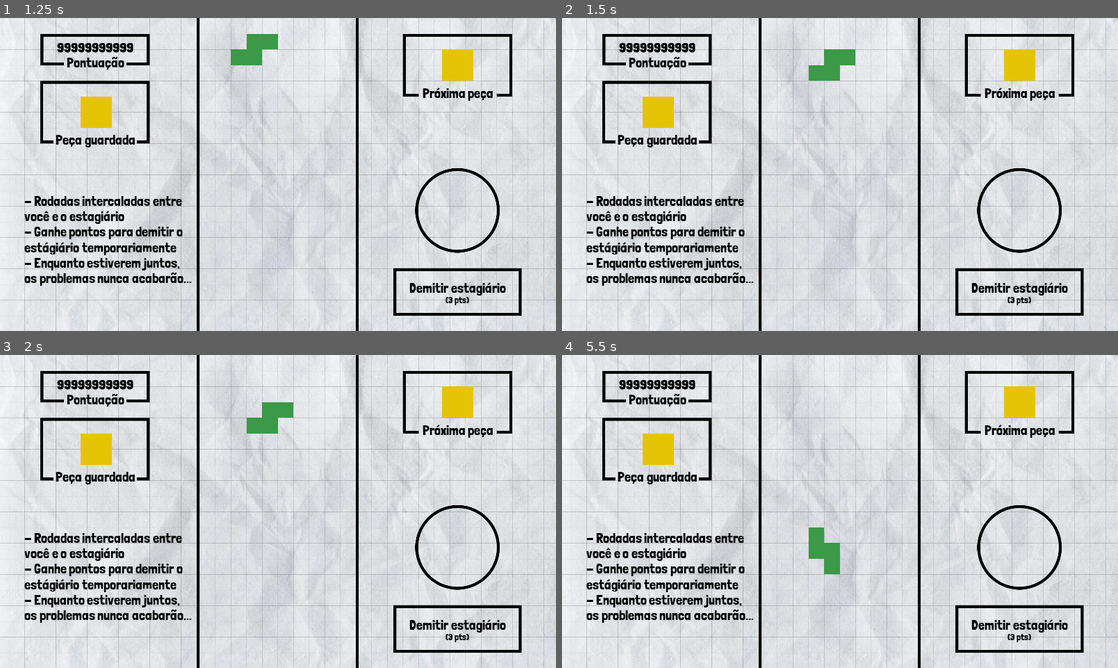
Above: before the commit, frames 1-4 (two rows, left to right).
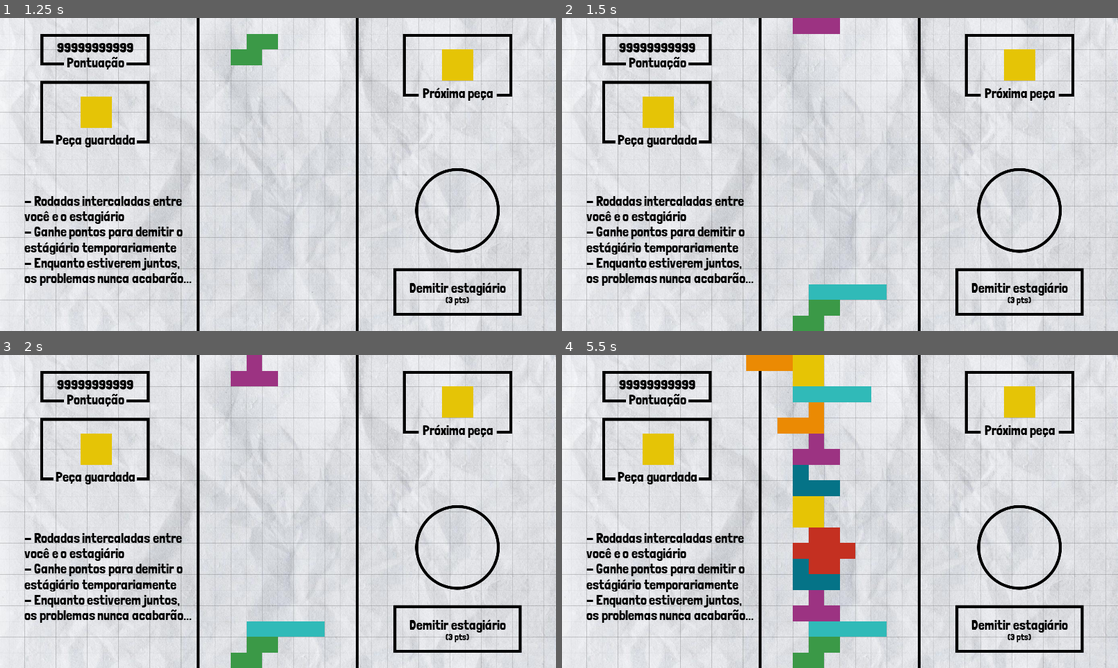
Above: after the commit, the same moments.

Repository: Eduardo-Barreto/Block-Buddy-Game
Game: Godot game, scene res://scenes/playing.tscn
Same seed, same stepped clock (60 frames per second), same inputs: the game is played once before the commit and once after it.
Inputs:
- Up to frame 1 (1.25 s): click "Demitir estagiário" at 0.5 s
- Up to frame 2 (1.5 s): tap Enter (ui_accept) at 1.25 s; hold Right (ui_right) from 1.28 s (still down); hold Enter (ui_accept) from 1.28 s (still down)
- Up to frame 3 (2 s): keep holding Right (ui_right); keep holding Enter (ui_accept)
- Up to frame 4 (5.5 s): release Right (ui_right) at 2.03 s; release Enter (ui_accept) at 2.03 s; hold Down (ui_down) 2.03-2.78 s; tap Enter (ui_accept) at 2.1, 2.27, 2.57, 3.6, 3.77, 4.07, 5.1, 5.27 s; hold Right (ui_right) 2.78-3.53 s; hold Enter (ui_accept) 2.78-3.53 s; hold Up (ui_up) 3.53-4.28 s; hold Enter (ui_accept) 4.28-5.03 s; hold Left (ui_left) from 4.28 s (still down)

Frame 1 is identical in both runs. In frame 2, 2.2% of the frame differs, in the area x 41-59%, y 0-100%; in frame 3, 2.4%; in frame 4, 7.5%, in the area x 33-59%, y 0-100%.

Commit message:
feat: clear line on full

Diff:
--- a/src/scripts/block.gd
+++ b/src/scripts/block.gd
@@ -7,14 +7,12 @@
 func set_part_type(type: String):
 	part_type = type
 	$shape.color = Global.part_colors[part_type]
-	print($shape.color)
 
 
 func can_move_down() -> bool:
 	var next_pos = Global.position_to_grid(position + get_parent().position)
 	next_pos.y += 1
 
-	print(next_pos.y)
 	if next_pos.y >= 20:
 		return false
 
@@ -25,8 +23,6 @@
 func can_move(direction: int) -> bool:
 	var next_pos = Global.position_to_grid(position + get_parent().position)
 	next_pos.x += direction
-
-	print(next_pos.x)
 
 	if next_pos.x > 9 or next_pos.x < 0:
 		return false
@@ -43,8 +39,6 @@
 	next_pos.y = Global.position_to_grid(next_pos + get_parent().position).y
 
 	if next_pos.x > 9 or next_pos.x < 0:
-		print('cant move')
-		print(position)
 		return false
 
 	if next_pos.y >= 19:
--- a/src/scripts/global.gd
+++ b/src/scripts/global.gd
@@ -10,7 +10,7 @@
 	'z': Color(0.77, 0.19, 0.13, 1),
 }
 
-var inactive_positions = []
+var inactive_positions = {}
 
 func position_to_grid(pos: Vector2) -> Vector2:
 	return Vector2(int(pos.x / 54), int(pos.y / 54))
--- a/src/scripts/part.gd
+++ b/src/scripts/part.gd
@@ -23,8 +23,9 @@
 	for block in get_blocks():
 		var block_position = Global.position_to_grid(block.position + position)
 
-		Global.inactive_positions.append(block_position)
+		Global.inactive_positions[block_position] = block
 
+	get_parent().check_full_line()
 	get_parent().generate_new_part()
 
 
@@ -78,6 +79,10 @@
 	if event.is_action_pressed('ui_up'):
 		rotate90()
 
+	if event.is_action_pressed('ui_accept'):
+		for _i in range(20):
+			move_down()
+
 
 func _ready():
 	for block in get_blocks():
--- a/src/scripts/play_area.gd
+++ b/src/scripts/play_area.gd
@@ -10,6 +10,39 @@
 	add_child(new_part)
 
 
+func check_full_line():
+	for line in range(20):
+		var full_line = true
+
+		for collumn in range(10):
+			if Global.inactive_positions.has(Vector2(collumn, line)):
+				continue
+
+			full_line = false
+			break
+
+		if not full_line:
+			continue
+
+		for collumn in range(10):
+			# limpa todos os blocos da linha
+			var current_position = Vector2(collumn, line)
+			Global.inactive_positions[current_position].queue_free()
+			Global.inactive_positions.erase(current_position)
+
+		for upper_line in range(line, 0, -1):
+			# move todos os blocos acima da linha para baixo
+			for collumn in range(10):
+				var current_position = Vector2(collumn, upper_line)
+
+				if not Global.inactive_positions.has(current_position):
+					continue
+
+				var current_block = Global.inactive_positions[current_position]
+				Global.inactive_positions.erase(current_position)
+				current_block.position.y += 54
+				Global.inactive_positions[Vector2(collumn, upper_line+1)] = current_block
+
+
 func _ready():
 	generate_new_part()
-	pass
